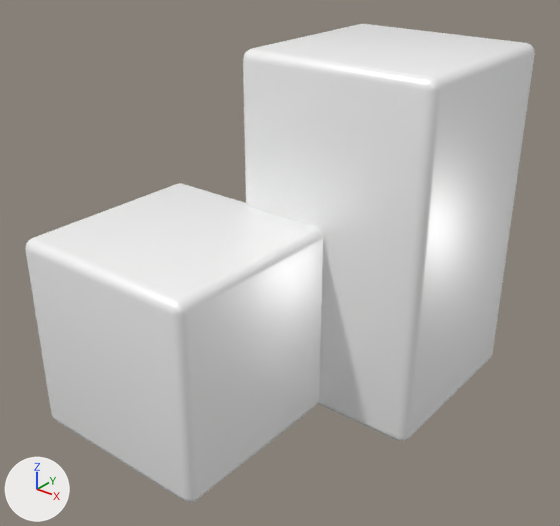
Renders of the Blender file assets/Blender/Buildings.blend from each side of a commit.
Both versions are drawn from a 50 mm lens placed at (4.77, -4.49, 3.83), pointed at (0.53, 0.81, 0.54). Arrows for +X, +Y and +Z are at lower left; the lights stay in place. The picture after the commit comes second.
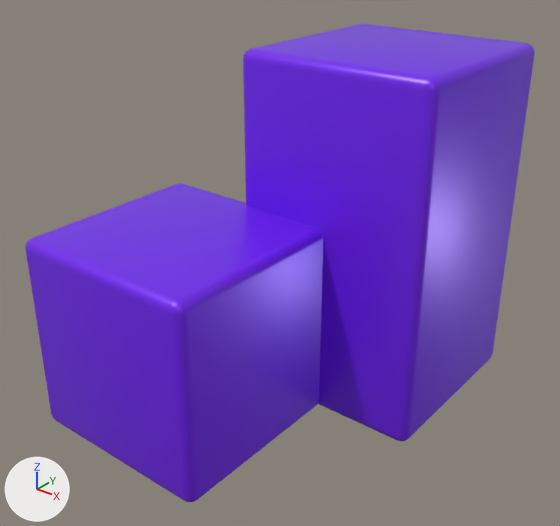
The change, as a diff of the scene's bpy script:
```diff
--- a/assets/Blender/Buildings.blend.py
+++ b/assets/Blender/Buildings.blend.py
@@ img_buildings_albedo @@
+img_buildings_albedo = load_image('Buildings.Albedo', 'textures/Buildings.Albedo.png', 1024, 1024, 'sRGB')
@@ mat_base @@
 n1.inputs[2].default_value = 0.35  # 'Roughness'
-n2 = _N.new('ShaderNodeTexImage'); n2.name = 'Image Texture.001'
-n2.image = img_buildings_uvmask
+n5 = _N.new('ShaderNodeTexImage'); n5.name = 'Image Texture'
+n5.image = img_buildings_albedo
 n3 = _N.new('ShaderNodeMapping'); n3.name = 'Mapping.001'
@@ mat_base @@
 n1 = _N.new('ShaderNodeBsdfPrincipled'); n1.name = 'Principled BSDF'
 _L.new(n1.outputs[0], n0.inputs[0])  # 'BSDF' to 'Surface'
-_L.new(n2.outputs[0], n1.inputs[0])  # 'Color' to 'Base Color'
-_L.new(n3.outputs[0], n2.inputs[0])  # 'Vector' to 'Vector'
 _L.new(n4.outputs[2], n3.inputs[0])  # 'UV' to 'Vector'
+_L.new(n3.outputs[0], n5.inputs[0])  # 'Vector' to 'Vector'
+_L.new(n5.outputs[0], n1.inputs[0])  # 'Color' to 'Base Color'
```

Location of each change, (x1, y1, x2, y2) in pixels of the pictures (560 x 526 px):
'Cube.002', surface changed (white to purple): (243, 24, 535, 441) in both
'Cube.001', surface changed (white to purple): (25, 183, 323, 502) in both
